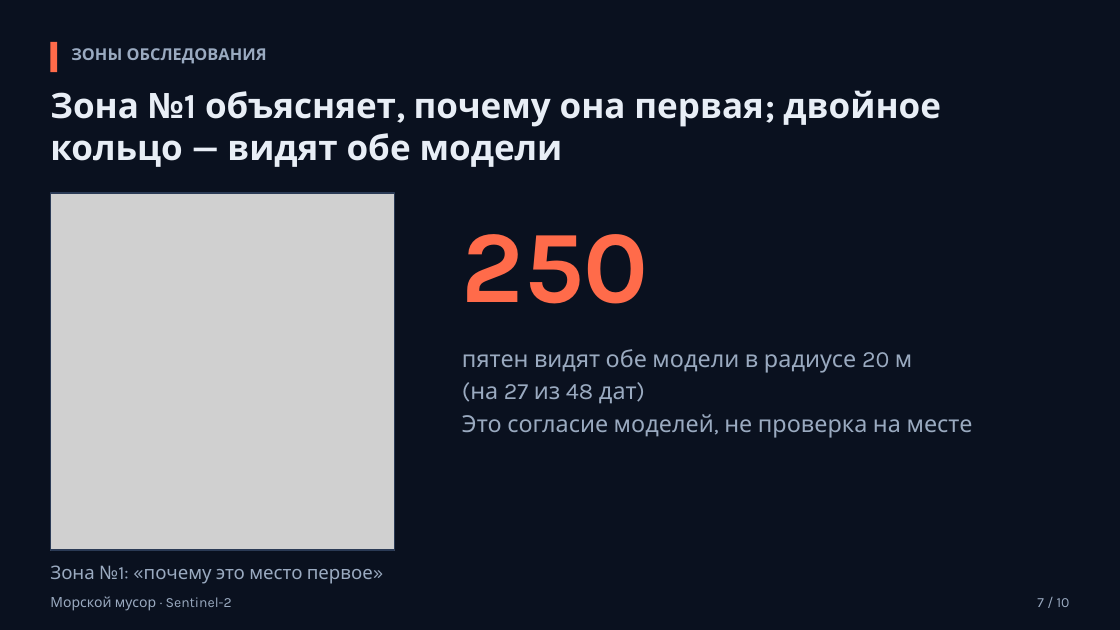
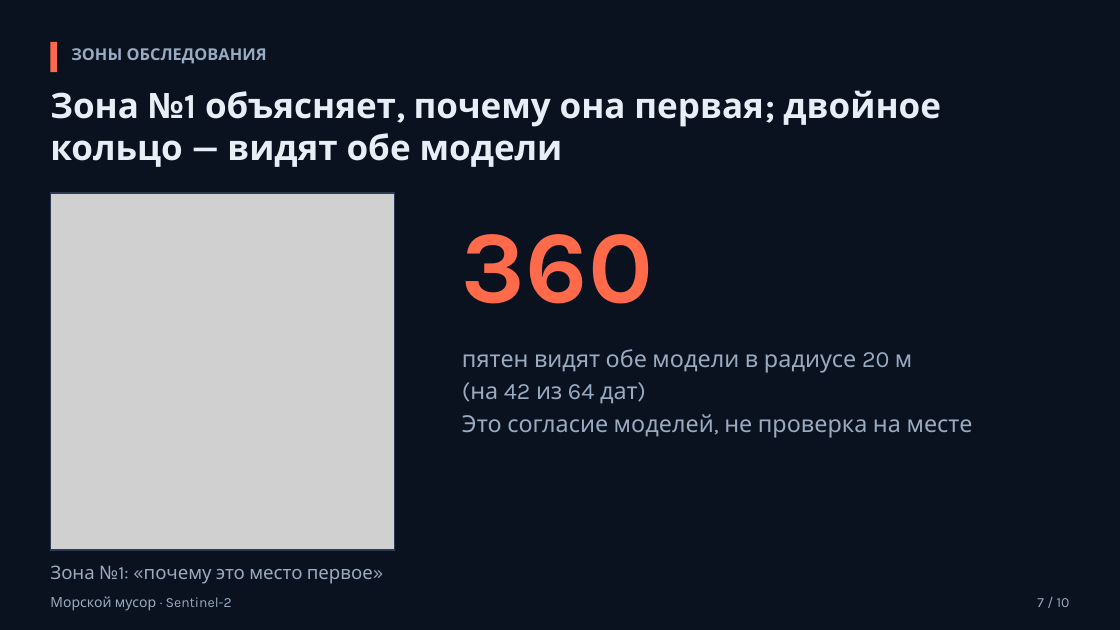
Before and after one commit to azama2t/final-cosmohack, a slide deck: slide 7 of reports/deck.pptx. Drawn at 1120x630 pixels with LibreOffice and Linux fonts; fonts in the diff are those of the drawing; grey boxes stand for pictures. Boxes give left, top, right and bottom in pixels: in the first picture for what was removed or moved away, otherwise in the second. Text is boxed around its words. In the diff, an @@ line names an element or a change of style, - is before the commit and + after.

```diff
--- a/reports/deck.pptx
+++ b/reports/deck.pptx
@@ text at [462,234,653,304]: text changed @@
-250
+360
@@ text at [470,384,638,404]: text changed @@
-(на 27 из 48 дат)
+(на 42 из 64 дат)
```
Also in this commit, not shown: 4 other slides changed, 7 other files.
